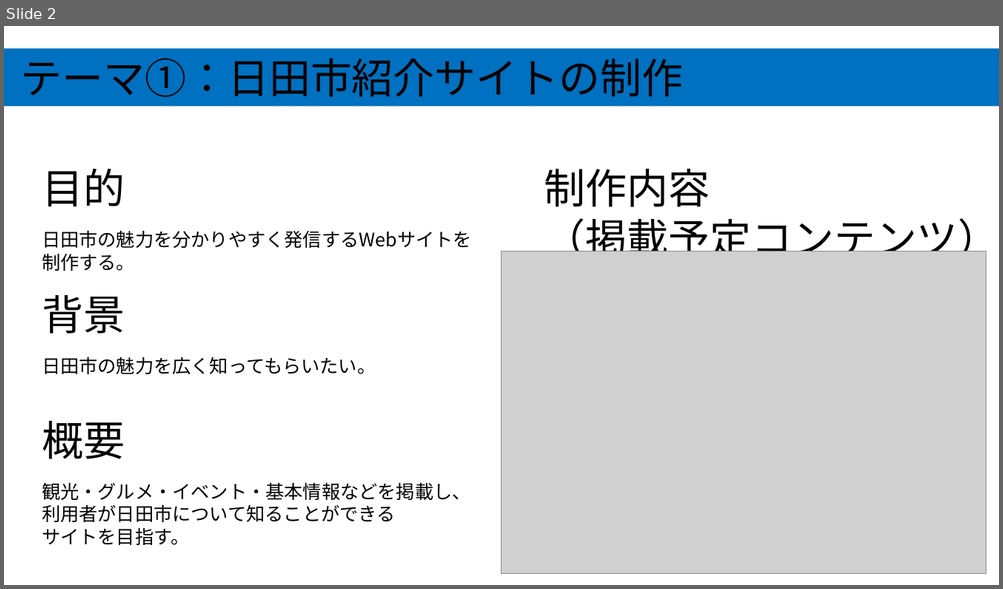
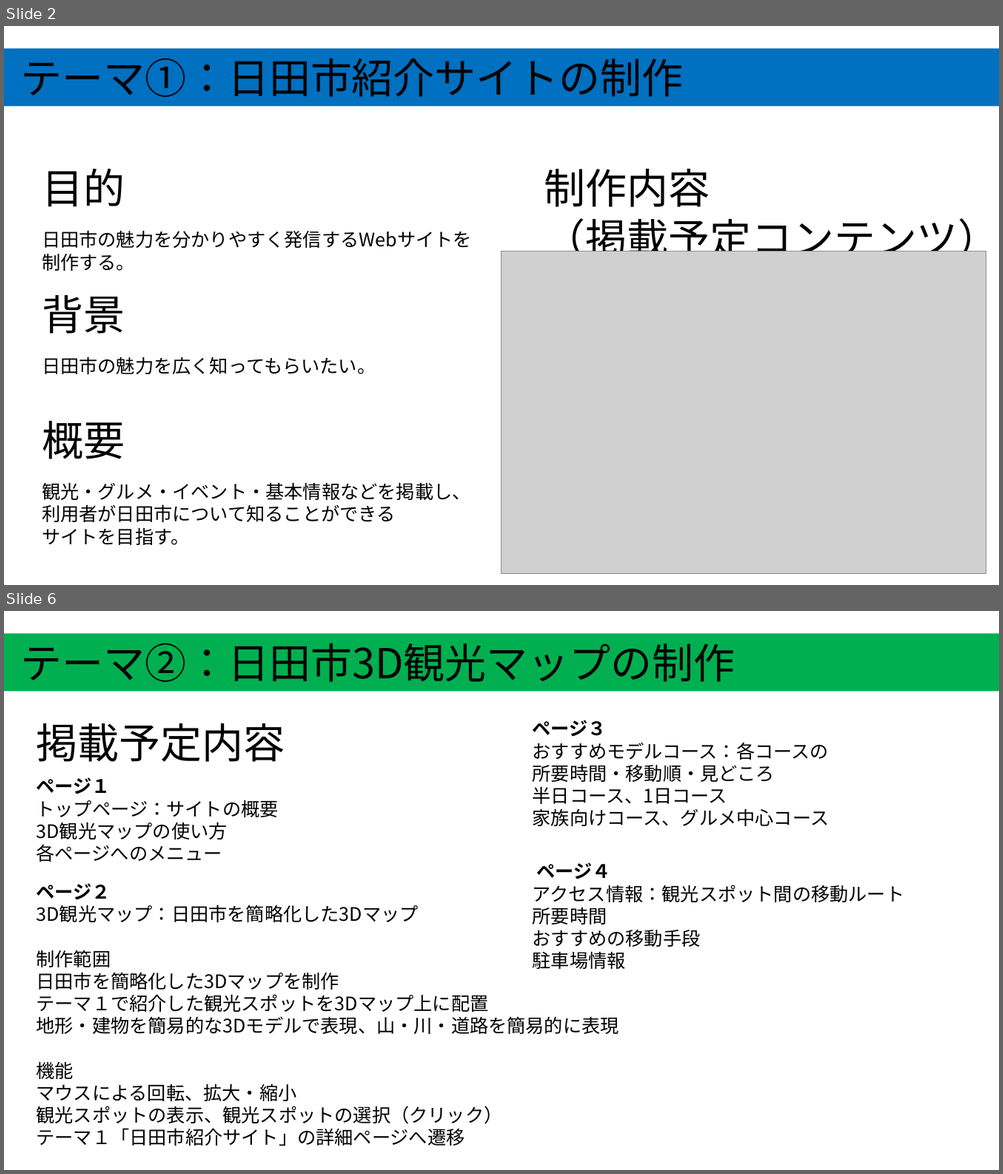
Before and after one commit to ckg25098-lang/zemi, a slide deck: 中間発表.pptx. Shown one above the other, each under a label of ours: slide 2 before the commit, slides 2 and 6 after it; the slides between them are not shown. The pictures are 1003x589 and 1003x1174 pixels, drawn with LibreOffice and Linux fonts; fonts in the diff are those of the drawing; grey boxes stand for pictures. Boxes give left, top, right and bottom in pixels: in the first picture for what was removed or moved away, otherwise in the second. Text is boxed around its words. In the diff, an @@ line names an element or a change of style, - is before the commit and + after.

```diff
--- a/中間発表.pptx
+++ b/中間発表.pptx
@@ slide 6 added at [4, 611, 999, 1170], background #FFFFFF @@
@@ rectangle added at [4, 633, 999, 691], fill #00B050, 40 pt, text #000000 @@
+テーマ②：日田市3D観光マップの制作
@@ text added at [532, 720, 829, 826], 18 pt, text #000000 @@
+ページ３
+おすすめモデルコース：各コースの
+所要時間・移動順・見どころ
+半日コース、1日コース
+家族向けコース、グルメ中心コース
@@ text added at [36, 723, 284, 762], 40 pt, text #000000 @@
+掲載予定内容
@@ text added at [37, 777, 279, 862], 18 pt, text #000000 @@
+ページ１
+トップページ：サイトの概要
+3D観光マップの使い方
+各ページへのメニュー
@@ text added at [532, 863, 905, 969], 18 pt, text #000000 @@
+ページ４
+アクセス情報：観光スポット間の移動ルート
+所要時間
+おすすめの移動手段
+駐車場情報
@@ text added at [36, 883, 618, 1147], 18 pt, text #000000 @@
+ページ２
+3D観光マップ：日田市を簡略化した3Dマップ
+制作範囲
+日田市を簡略化した3Dマップを制作
+テーマ１で紹介した観光スポットを3Dマップ上に配置
+地形・建物を簡易的な3Dモデルで表現、山・川・道路を簡易的に表現
+機能
+マウスによる回転、拡大・縮小
+観光スポットの表示、観光スポットの選択（クリック）
+テーマ１「日田市紹介サイト」の詳細ページへ遷移
```
Also in this commit, not shown: 3 slides changed, 3 other slides added, 1 slide removed, 2 other files.
